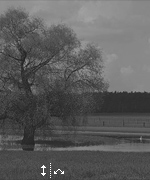
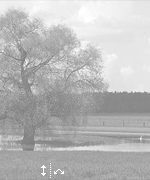
Comparing the layer stacks of the two w=150, h=180 images. Changes:
added layer "Ebene 3" (50%) above "Ebene 6" over [0, 0, 150, 180]
hid "Hintergrund", painted on it over [0, 0, 150, 180]
